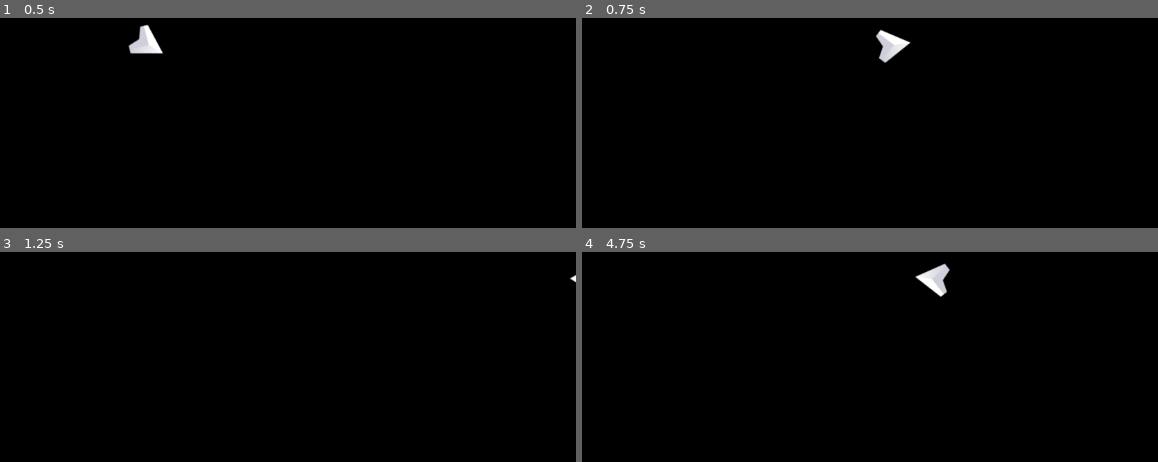
Above: before the commit, frames 1-4 (two rows, left to right).
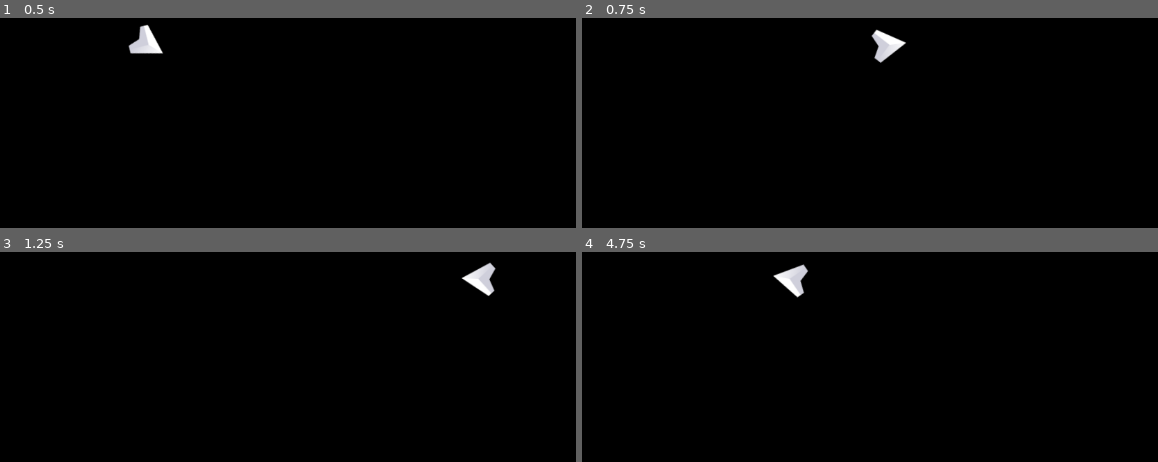
Above: after the commit, the same moments.

Repository: SandiNovakov/zr
Game: Godot game, scene res://scenes/main.tscn
Two runs of this game, one before a commit and one after it. Both use one fixed random seed, a clock stepped at 60 frames per second and the inputs below.
Inputs (mouse positions are in pixels of both pictures, inside the frame that each line leads up to):
- Up to frame 1 (0.5 s): no input
- Up to frame 2 (0.75 s): tap Enter at 0.5 s; move the mouse to (933, 39) at 0.52 s; hold D (move_right) from 0.53 s (still down); hold Shift (slow) from 0.53 s (still down); tap Space (dash) at 0.6 s
- Up to frame 3 (1.25 s): keep holding D (move_right); keep holding Shift (slow)
- Up to frame 4 (4.75 s): move the mouse to (599, 317) at 1.27 s; release D (move_right) at 1.28 s; release Shift (slow) at 1.28 s; hold S (move_down) 1.28-2.03 s; tap Shift (slow) at 1.35, 2.85, 4.35 s; tap Space (dash) at 1.55, 2, 2.1, 3.05, 3.5, 3.6, 4.55 s; move the mouse to (outside the picture) at 2.02 s; hold D (move_right) 2.03-2.78 s; hold Shift (slow) 2.03-2.78 s; tap Enter at 2.75 s; move the mouse to (720, 384) at 2.77 s; hold W (move_up) 2.78-3.53 s; move the mouse to (996, 363) at 3.52 s; hold Shift (slow) 3.53-4.28 s; hold A (move_left) from 3.53 s (still down); move the mouse to (outside the picture) at 4.27 s

Frame 1 is identical in both runs. In frame 2, 0.4% of the frame differs, in the area x 50-58%, y 5-22%; in frame 3, 0.5%; in frame 4, 1.0%, in the area x 33-64%, y 5-22%.

Commit message:
player can now go slowly

Diff:
--- a/scripts/actor2d/ActorController.gd
+++ b/scripts/actor2d/ActorController.gd
@@ -1,8 +1,5 @@
 extends Node
 class_name ActorController
-
-var move_dir: Vector2
-var look_dir: Vector2
 
 @onready var master: Actor2D = get_parent()
 
@@ -17,8 +14,12 @@
         return true
     return false
 
-func get_move_dir() -> Vector2:
-    return Input.get_vector(&"move_left", &"move_right", &"move_up", &"move_down")
+func get_move_dir(allow_slow: bool = true) -> Vector2:
+    var move_dir: Vector2 = Input.get_vector(&"move_left", &"move_right", &"move_up", &"move_down")
+    if allow_slow and Input.is_action_pressed("slow"):
+        move_dir *= 0.5
+
+    return move_dir
 
 func get_look_dir() -> Vector2:
     match InputDeviceManager.current_input_device:
--- a/scripts/actor2d/states/dash.gd
+++ b/scripts/actor2d/states/dash.gd
@@ -8,7 +8,7 @@
 
     var dbg_flag: String
 
-    dash_dir = controller.get_move_dir()
+    dash_dir = controller.get_move_dir(false)
     dbg_flag = 'move_dir'
 
     if dash_dir == Vector2.ZERO:
